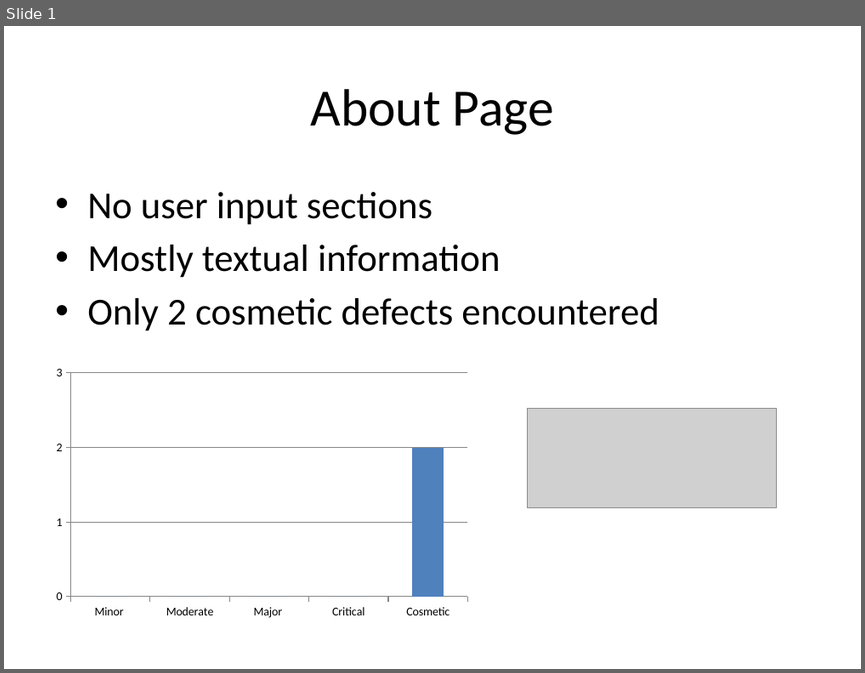
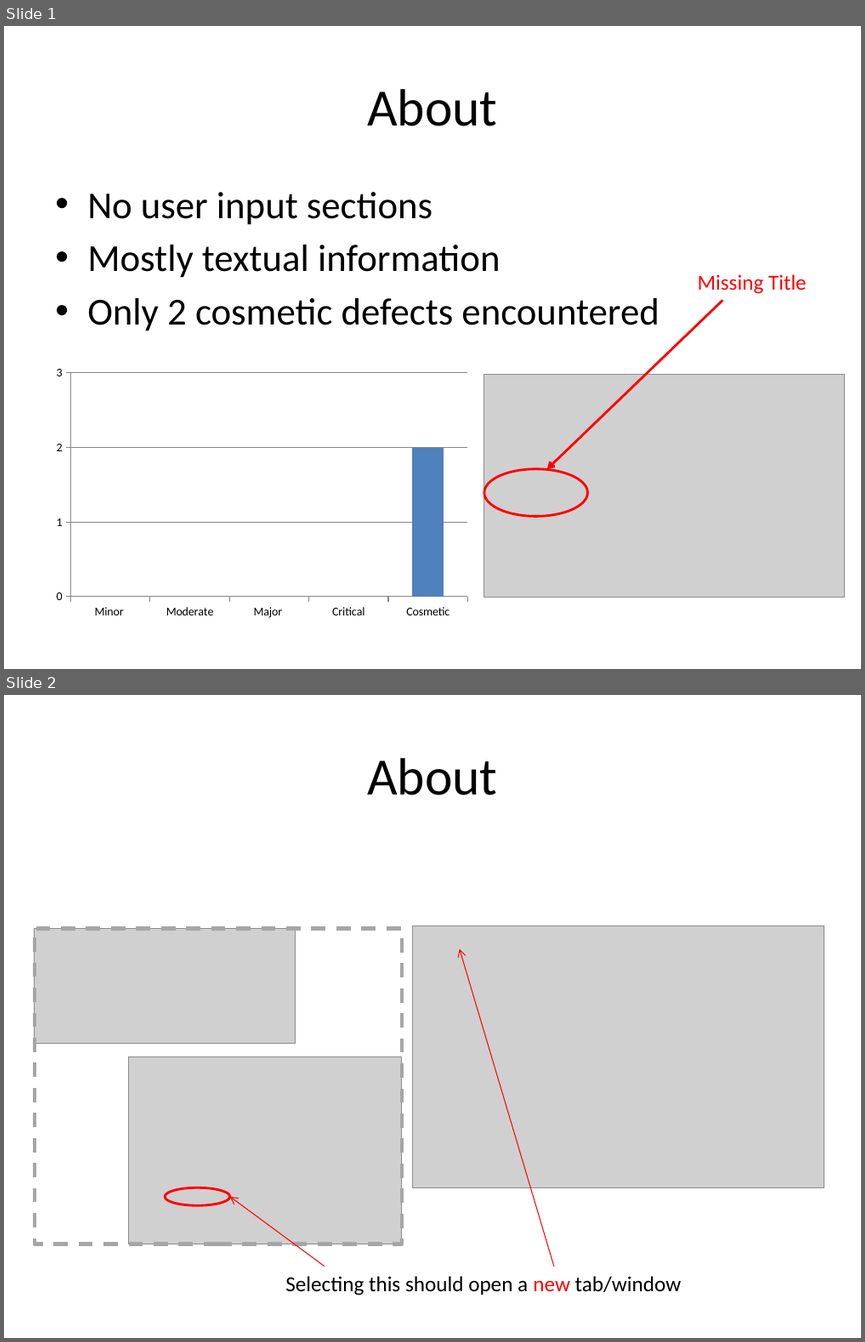
Before and after one commit to KevinOHare/Software-Testing-And-Verification, a slide deck: Presentation/About Page slide.pptx. Shown one above the other, each under a label of ours: slide 1 before the commit, slides 1 and 2 after it. The pictures are 865x673 and 865x1342 pixels, drawn with LibreOffice and Linux fonts; fonts in the diff are those of the drawing; grey boxes stand for pictures. Boxes give left, top, right and bottom in pixels: in the first picture for what was removed or moved away, otherwise in the second. Text is boxed around its words. In the diff, an @@ line names an element or a change of style, - is before the commit and + after.

Commit message:
Kevin's About Page slide

```diff
--- a/Presentation/About Page slide.pptx
+++ b/Presentation/About Page slide.pptx
@@ slide 2 added at bbox=[4, 695, 861, 1338], background #FFFFFF @@
@@ title added at bbox=[367, 758, 497, 795], 44 pt, text #000000 @@
+About
@@ picture added at bbox=[34, 928, 295, 1043] @@
@@ rectangle added at bbox=[34, 928, 402, 1243], outline #A6A6A6 3 pt dashed @@
@@ picture added at bbox=[413, 925, 824, 1188] @@
@@ arrow added from (554, 1265) to (459, 948), #FF0000 0.75 pt @@
@@ picture added at bbox=[129, 1056, 402, 1243] @@
@@ ellipse added at bbox=[166, 1188, 230, 1206], outline #FF0000 2 pt @@
@@ arrow added from (324, 1265) to (230, 1197), #FF0000 0.75 pt @@
@@ text added at bbox=[285, 1276, 681, 1295], 18 pt, text #000000 @@
+Selecting this should open a new tab/window
@@ slide 1 changed as well @@
@@ title at bbox=[367, 89, 497, 126]: text changed @@
-About Page
+About
@@ text added at bbox=[698, 274, 806, 294], 18 pt, text #FF0000 @@
+Missing Title
@@ arrow added from (723, 301) to (547, 469), #FF0000 2 pt @@
@@ picture added at bbox=[483, 374, 844, 596] @@
@@ picture removed at bbox=[527, 408, 776, 507] @@
@@ ellipse added at bbox=[483, 469, 587, 516], outline #FF0000 2 pt @@
```
